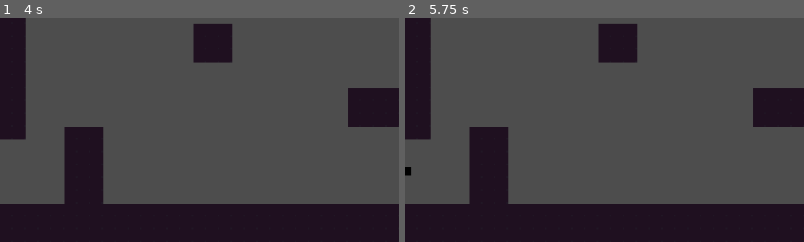
Above: before the commit, frames 1-2 (left to right).
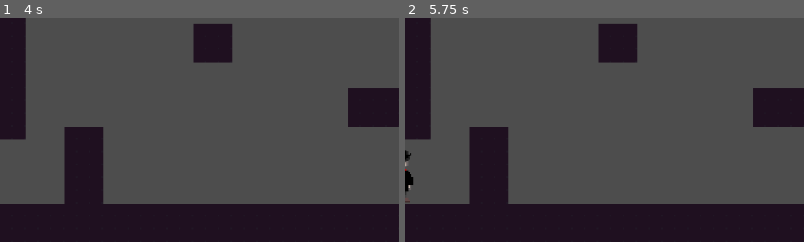
Above: after the commit, the same moments.

Repository: E-rhari/DJUFF-2025
Game: Godot game, scene res://Scene/main.tscn
Two runs of this game, one before a commit and one after it. Both use one fixed random seed, a clock stepped at 60 frames per second and the inputs below.
Inputs:
- Up to frame 1 (4 s): tap Enter at 0.5, 2, 3.5 s; hold D (right) 0.53-2.03 s; tap W (up) at 0.77, 1.52, 3.02, 3.77 s; tap Space at 1.25, 2.75 s; hold A (left) 2.03-2.78 s; hold D (right) from 2.78 s (still down)
- Up to frame 2 (5.75 s): tap Space at 4.25 s; release D (right) at 4.28 s; hold A (left) 4.28-5.03 s; tap W (up) at 4.52 s; hold D (right) from 5.03 s (still down)
The pictures show only the part of the screen within x 0-50%, y 50-100%; the shares and areas given below are measured in that part.

Frame 1 is identical in both runs. In frame 2, 0.2% of the frame differs, in the area x 0-3%, y 58-83%.

Commit message:
Adaptação ao novo modelo de gráfico do protagonista

Diff:
--- a/Objects/player.tscn
+++ b/Objects/player.tscn
@@ -14,7 +14,8 @@
 shape = SubResource("CapsuleShape2D_3y5cq")
 
 [node name="Sprite2D" type="Sprite2D" parent="."]
-position = Vector2(-1, -8.88178e-16)
+position = Vector2(0, -8.88178e-16)
 texture = ExtResource("2_3y5cq")
+flip_h = true
 region_enabled = true
-region_rect = Rect2(25, 6, 18, 35)
+region_rect = Rect2(0, 0, 18, 35)
Not shown, added: Imgs/Sprite/blocosmonocrom.png.import
Not shown: 1 places in Objects/player.tscn that only renumber resources
